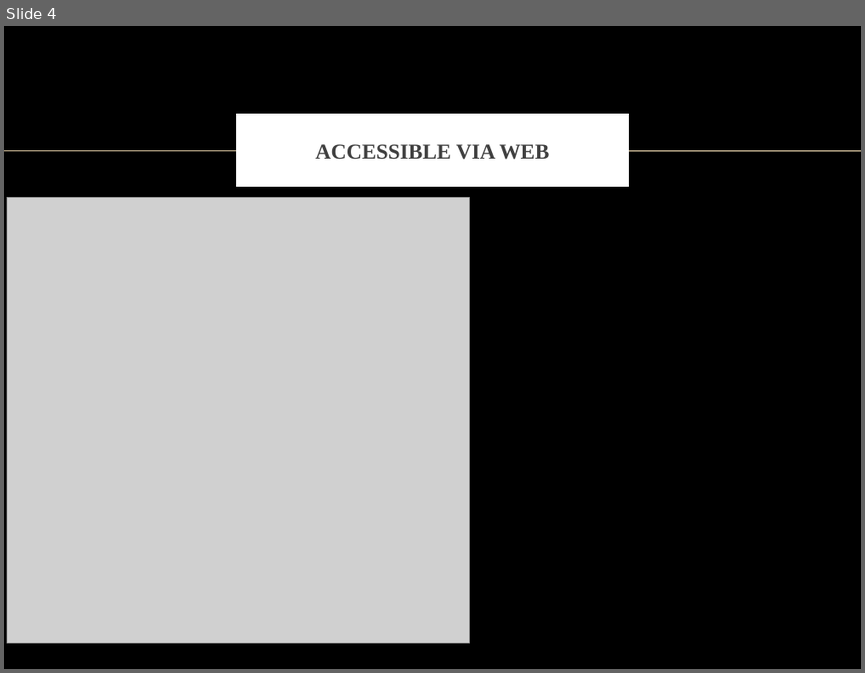
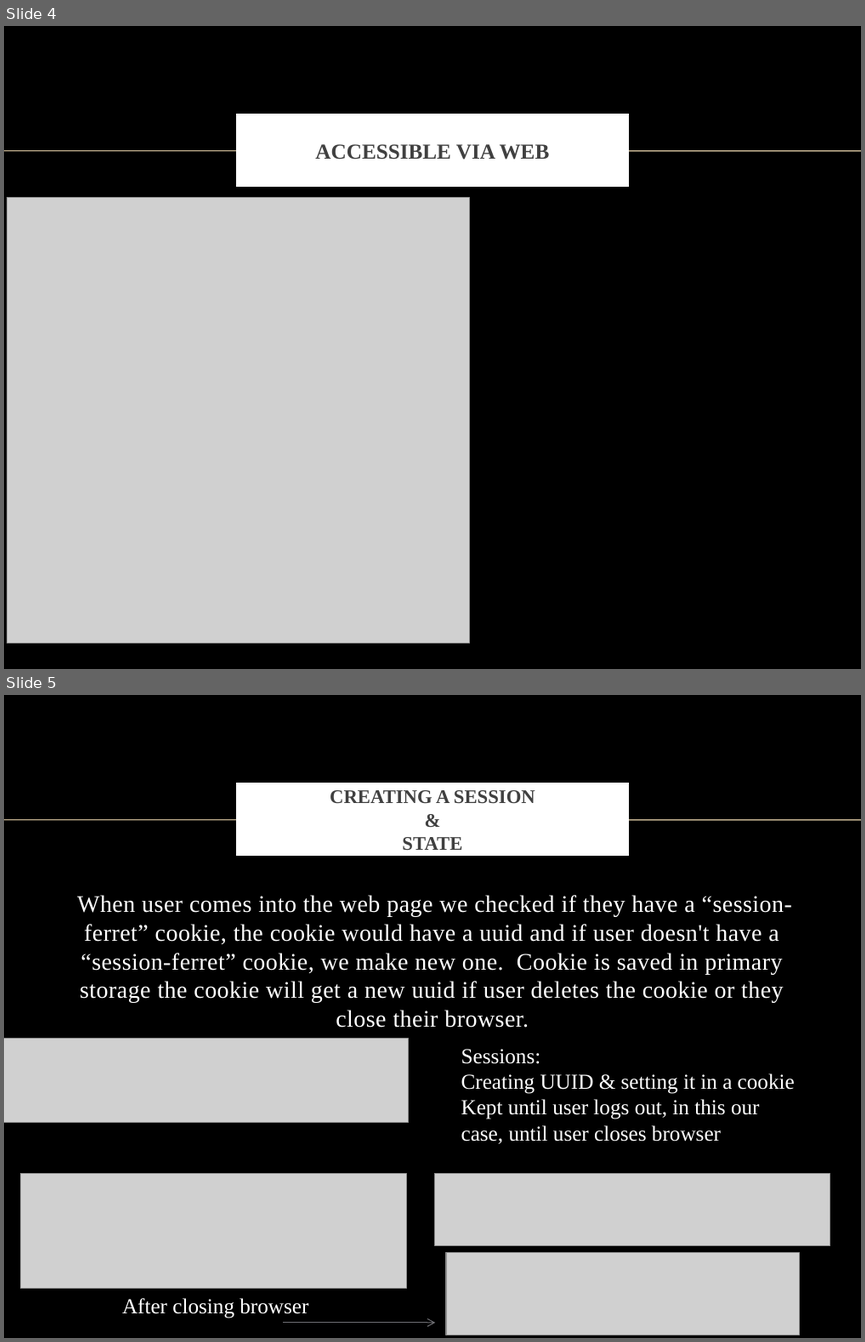
Before and after one commit to anahi2011/csci130project, a slide deck: Presentations/pres_may_2.pptx. Shown one above the other, each under a label of ours: slide 4 before the commit, slides 4 and 5 after it. The pictures are 865x673 and 865x1342 pixels, drawn with LibreOffice and Linux fonts; fonts in the diff are those of the drawing; grey boxes stand for pictures; background and template pictures are left out. Boxes give left, top, right and bottom in pixels: in the first picture for what was removed or moved away, otherwise in the second. Text is boxed around its words. In the diff, an @@ line names an element or a change of style, - is before the commit and + after.

```diff
--- a/Presentations/pres_may_2.pptx
+++ b/Presentations/pres_may_2.pptx
@@ slide 5 added at [4,695,861,1338], background picture (left out); not listed: 1 template element that a slide beside it also shows @@
@@ title added at [239,787,625,852], fill #FFFFFF, outline #FFFFFF 6 pt, 16.2 pt, text #404040, bold @@
+CREATING A SESSION
+&
+STATE
@@ text added at [77,895,792,1027], 20 pt, text #FFFFFF @@
+When user comes into the web page we checked if they have a “session-ferret” cookie, the cookie would have a uuid and if user doesn't have a “session-ferret” cookie, we make new one. Cookie is saved in primary storage the cookie will get a new uuid if user deletes the cookie or they close their browser.
@@ picture added at [4,1038,408,1123] @@
@@ text added at [461,1049,794,1144], 18 pt, text #FFFFFF @@
+Sessions:
+Creating UUID & setting it in a cookie
+Kept until user logs out, in this our case, until user closes browser
@@ picture added at [21,1173,407,1287] @@
@@ picture added at [434,1173,830,1245] @@
@@ picture added at [446,1252,799,1334] @@
@@ text added at [122,1298,308,1318], 18 pt, text #FFFFFF @@
+After closing browser
@@ arrow added from (284, 1322) to (435, 1322), #6F6F74 0.75 pt @@
```
Also in this commit, not shown: 1 slide removed.
